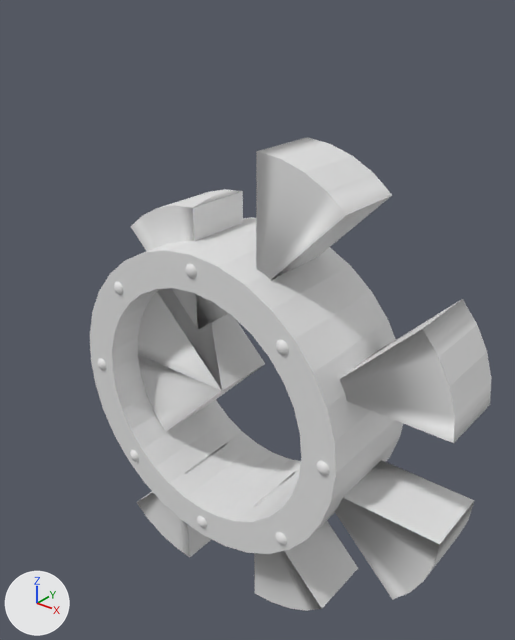
One commit to the OBJ model Framework/Framework/projects/Project Poultry/res/Models/DoorFrames/Door7.obj: the scene before it, then after it.
Camera for both pictures: a camera (50 mm lens) standing at (16.07, -16.43, 14.86) and looking at (3.25, -0.41, 4.93). Arrows for +X, +Y and +Z are at lower left; the lights stay in place. Where no turn or scale is listed for an object, it has been applied to the vertices.

The first picture shows 'Door_Pieces.001_Cylinder.011', 'Door_Pieces.002_Cylinder.012', 'Door_Pieces.003_Cylinder.013', 'Door_Pieces.004_Cylinder.014', 'Door_Pieces.005_Cylinder.015', 'Door_Pieces.007_Cylinder.017', 'Door_Pieces.008_Cylinder.018', 'Door_Pieces_Cylinder.010', 'Sphere.004'.
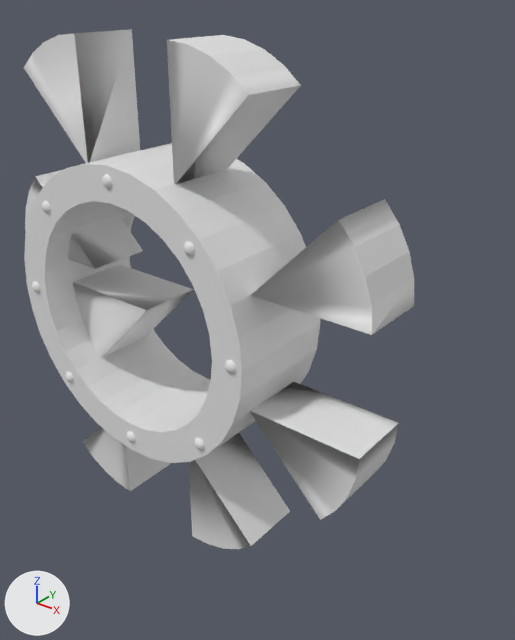
Location of each change, [x1, y1, x2, y2] in pixels of the pictures (515 x 640 px; the box of a moved part takes in the faces that stretch with it):
'Sphere.004', reshaped
    before: [90, 217, 403, 554]
    after: [24, 143, 320, 463]
'Door_Pieces.003_Cylinder.013', reshaped
    before: [256, 137, 392, 280]
    after: [167, 35, 301, 184]
'Door_Pieces.004_Cylinder.014', reshaped
    before: [340, 299, 491, 443]
    after: [251, 199, 414, 335]
'Door_Pieces.005_Cylinder.015', mesh moved
    before: [334, 460, 475, 600]
    after: [250, 382, 399, 520]
'Door_Pieces.002_Cylinder.012', reshaped
    before: [131, 189, 243, 329]
    after: [24, 29, 140, 163]
'Door_Pieces.007_Cylinder.017', mesh moved
    before: [254, 472, 358, 611]
    after: [188, 433, 290, 549]
'Door_Pieces.001_Cylinder.011', reshaped
    before: [138, 288, 265, 391]
    after: [25, 170, 143, 269]
'Door_Pieces_Cylinder.010', mesh moved
    before: [138, 354, 262, 432]
    after: [73, 264, 194, 358]
'Door_Pieces.008_Cylinder.018', mesh moved
    before: [137, 443, 227, 557]
    after: [83, 427, 170, 491]
part 9 of me_sphere_004, moved or reshaped
    before: [114, 282, 124, 295]
    after: [102, 174, 113, 189]
part 10 of me_sphere_004, moved or reshaped
    before: [90, 217, 403, 554]
    after: [24, 143, 320, 463]
part 11 of me_sphere_004, moved or reshaped
    before: [97, 358, 106, 370]
    after: [65, 372, 74, 383]
part 12 of me_sphere_004, moved or reshaped
    before: [130, 450, 139, 461]
    after: [32, 281, 41, 293]
part 13 of me_sphere_004, moved or reshaped
    before: [185, 263, 197, 279]
    after: [42, 201, 51, 214]
part 14 of me_sphere_004, moved or reshaped
    before: [276, 340, 289, 355]
    after: [183, 241, 195, 257]
part 15 of me_sphere_004, moved or reshaped
    before: [316, 461, 330, 476]
    after: [225, 360, 237, 374]
part 16 of me_sphere_004, moved or reshaped
    before: [197, 516, 207, 528]
    after: [194, 438, 205, 451]
part 17 of me_sphere_004, moved or reshaped
    before: [275, 532, 287, 545]
    after: [127, 431, 136, 443]

Edits to the bpy script that builds the scene:
```text
Change me_door_pieces_001_cylinder_011:
    remove me_door_pieces_001_cylinder_011.from_pydata(...)  # 12 vertices, 20 faces; spans x -0.66..3.2, y -2.12..0.09, z 3.09..5.82
    add me_door_pieces_001_cylinder_011.from_pydata(...)  # 12 vertices, 20 faces; spans x -6.13..-2.27, y -2.28..-0.07, z 5.88..8.61
    me_door_pieces_001_cylinder_011 part 1: the whole mesh is rebuilt
Change me_door_pieces_002_cylinder_012:
    remove me_door_pieces_002_cylinder_012.from_pydata(...)  # 12 vertices, 20 faces; spans x -0.34..2.39, y -2.26..-0.05, z 5.04..8.9
    add me_door_pieces_002_cylinder_012.from_pydata(...)  # 12 vertices, 20 faces; spans x -4.6..-1.86, y -2.44..-0.23, z 9.45..13.31
    me_door_pieces_002_cylinder_012 part 2: the whole mesh is rebuilt
Change me_door_pieces_003_cylinder_013:
    remove me_door_pieces_003_cylinder_013.from_pydata(...)  # 12 vertices, 20 faces; spans x 4.81..7.54, y -2.4..-0.19, z 6.99..10.85
    add me_door_pieces_003_cylinder_013.from_pydata(...)  # 12 vertices, 20 faces; spans x 1.87..4.6, y -2.44..-0.23, z 9.46..13.32
    me_door_pieces_003_cylinder_013 part 3: the whole mesh is rebuilt
Change me_door_pieces_004_cylinder_014:
    remove me_door_pieces_004_cylinder_014.from_pydata(...)  # 12 vertices, 20 faces; spans x 7.03..10.89, y -2.39..-0.18, z 4.69..7.42
    add me_door_pieces_004_cylinder_014.from_pydata(...)  # 12 vertices, 20 faces; spans x 4.63..8.49, y -2.45..-0.24, z 6.87..9.6
    me_door_pieces_004_cylinder_014 part 4: the whole mesh is rebuilt
Change me_door_pieces_005_cylinder_015:
    where me_door_pieces_005_cylinder_015.from_pydata(...)  # 12 vertices, 20 faces; spans x 7.04..10.9, y -2.39..-0.18, z -1.22..1.51
    me_door_pieces_005_cylinder_015 part 5: the whole mesh is moved by (-2.51, -0.05, 1.57)
Change me_door_pieces_007_cylinder_017:
    where me_door_pieces_007_cylinder_017.from_pydata(...)  # 12 vertices, 20 faces; spans x 4.7..7.43, y -2.38..-0.17, z -4.35..-0.49
    me_door_pieces_007_cylinder_017 part 6: the whole mesh is moved by (-2.83, -0.06, 0.97)
Change me_door_pieces_008_cylinder_018:
    where me_door_pieces_008_cylinder_018.from_pydata(...)  # 12 vertices, 20 faces; spans x -0.95..1.78, y -2.53..-0.32, z -4.38..-0.52
    me_door_pieces_008_cylinder_018 part 7: the whole mesh is moved by (-3.55, 0.42, 0.96)
Change me_door_pieces_cylinder_010:
    where me_door_pieces_cylinder_010.from_pydata(...)  # 12 vertices, 20 faces; spans x -0.66..3.2, y -2.12..0.09, z 0.36..3.09
    me_door_pieces_cylinder_010 part 8: the whole mesh is moved by (-3.19, 0.0, 1.85)
Change me_sphere_004:
    where me_sphere_004.from_pydata(...)  # 2064 vertices, 4096 faces; spans x -1.77..8.18, y -3.39..0.61, z -1.99..7.97
    me_sphere_004 part 9: the loose piece of 242 vertices spanning x -0.2..0.31, y -3.39..-2.88, z 5.87..6.38 is moved by (-0.06, 0.0, 3.33)
    me_sphere_004 part 10: the loose piece of 128 vertices spanning x -1.77..8.18, y -3.26..0.61, z -1.99..7.97 is moved by (-3.2, 0.0, 1.97)
    me_sphere_004 part 11: the loose piece of 242 vertices spanning x -1.44..-0.93, y -3.39..-2.88, z 2.75..3.25 is moved by (-1.94, 0.0, -1.22)
    me_sphere_004 part 12: the loose piece of 242 vertices spanning x -0.18..0.33, y -3.39..-2.88, z -0.44..0.07 is moved by (-4.46, 0.0, 5.16)
    me_sphere_004 part 13: the loose piece of 242 vertices spanning x 2.95..3.45, y -3.39..-2.88, z 7.23..7.74 is moved by (-6.34, 0.0, 0.61)
    me_sphere_004 part 14: the loose piece of 242 vertices spanning x 6.1..6.61, y -3.39..-2.88, z 5.9..6.41 is moved by (-3.2, 0.0, 1.97)
    me_sphere_004 part 15: the loose piece of 242 vertices spanning x 7.52..8.03, y -3.39..-2.88, z 2.72..3.23 is moved by (-3.2, 0.0, 1.97)
    me_sphere_004 part 16: the loose piece of 242 vertices spanning x 2.93..3.44, y -3.39..-2.88, z -1.68..-1.17 is moved by (0.05, 0.0, 3.13)
    me_sphere_004 part 17: the loose piece of 242 vertices spanning x 6.18..6.69, y -3.39..-2.88, z -0.51..-0.01 is moved by (-6.44, 0.0, 0.81)
```
